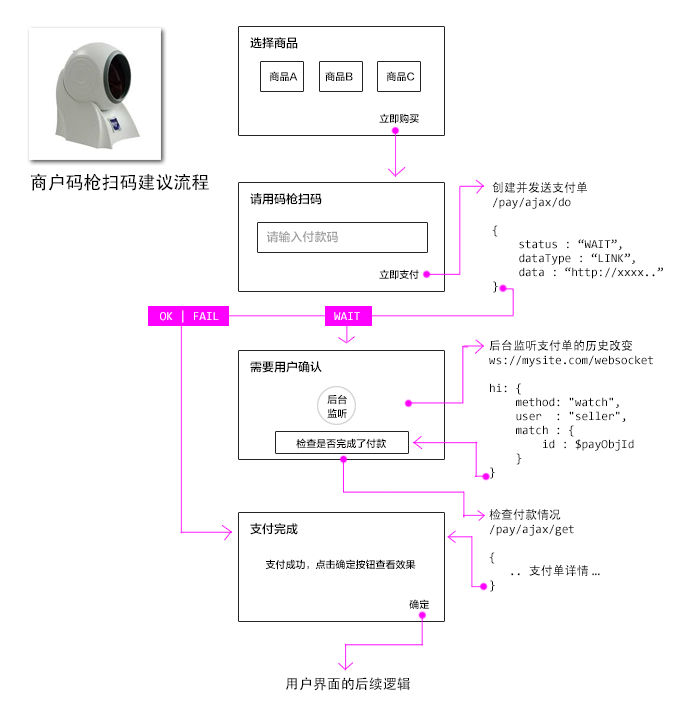
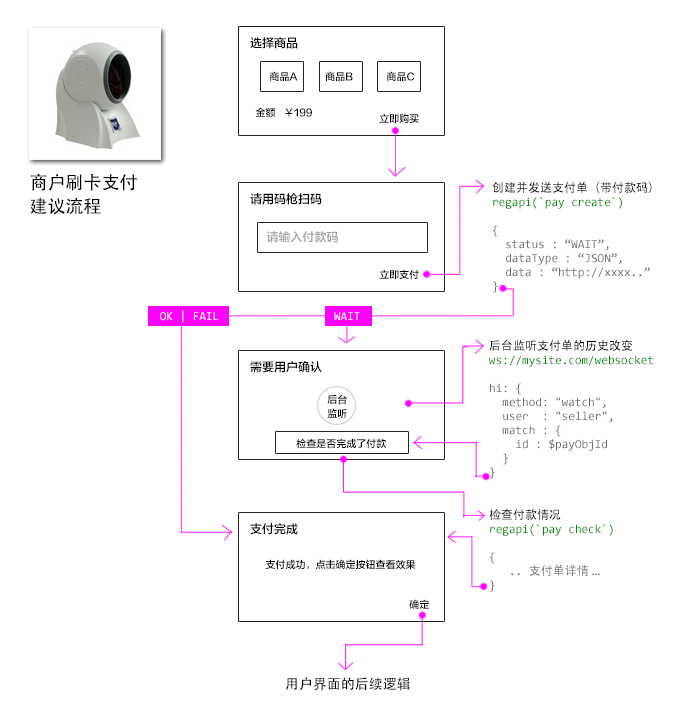
Two versions of the same layered image (680×718). Layer-by-layer changes:
renamed "商户码枪扫码建议流程" to "商户刷卡支付 建议流程", painted on it over [30,173,209,215]
renamed "检查付款情况 /pay/ajax/get { .. 支付单详情 ... }" to "检查付款情况 regapi(`pay check`) { .. 支付单详情 ... }", painted on it over [489,524,613,592]
renamed "后台监听支付单的历史改变 ws://mysite.com/websocket hi: { method: 'watc" to "后台监听支付单的历史改变 ws://mysite.com/websocket hi: { method: 'watch'", painted on it over [489,355,653,479]
added layer "金额 ￥199" above "创建并发送支付单（带付款码） regapi(`pay create`) { status : “WAIT”, dat" over [255,107,312,117]
renamed "创建并发送支付单 /pay/ajax/do { status : “WAIT”, dataType : “L" to "创建并发送支付单（带付款码） regapi(`pay create`) { status : “WAIT”, dat", painted on it over [492,181,663,293]
